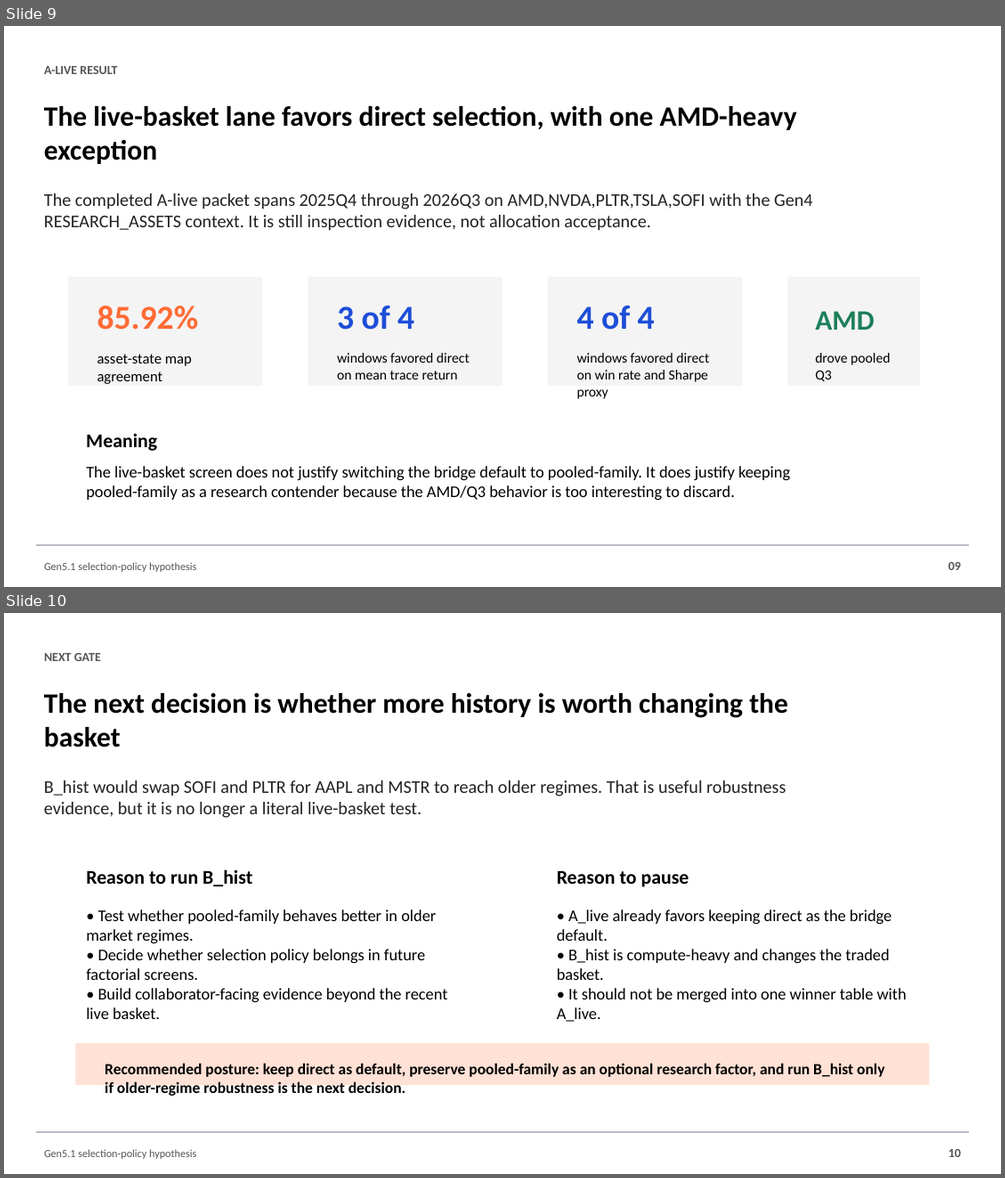
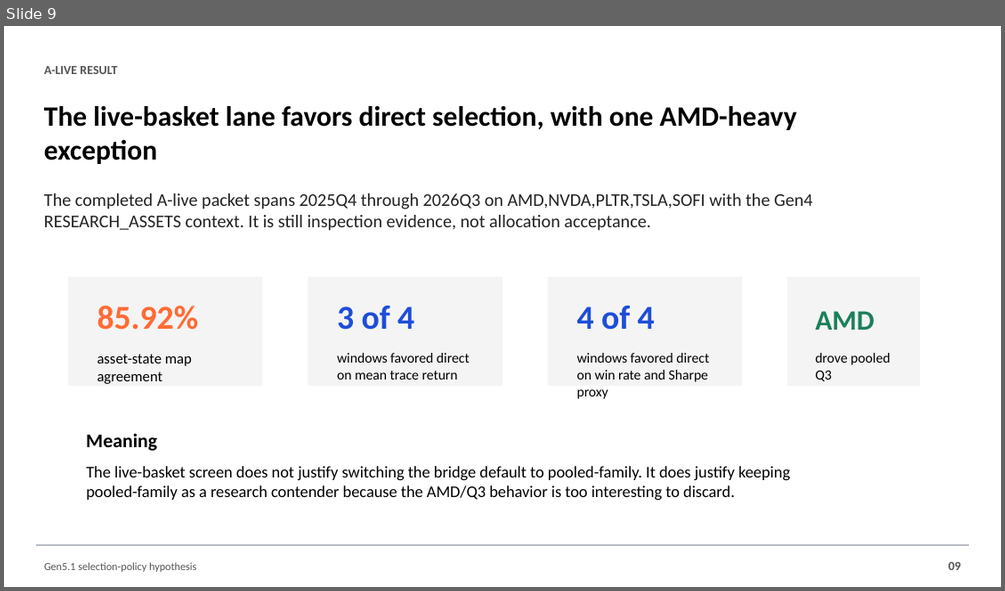
Before and after one commit to Francisc0Franc0/Time-Series-Modeling-Gen5, a slide deck: presentations/gen5_selection_policy_hypothesis.pptx. Shown one above the other, each under a label of ours: slides 9 and 10 before the commit, slide 9 after it. The pictures are 1005x1178 and 1005x591 pixels, drawn with LibreOffice and Linux fonts; fonts in the diff are those of the drawing. Boxes give left, top, right and bottom in pixels: in the first picture for what was removed or moved away, otherwise in the second. Text is boxed around its words. In the diff, an @@ line names an element or a change of style, - is before the commit and + after.

Commit message:
Complete B-hist selection policy readout

```diff
--- a/presentations/gen5_selection_policy_hypothesis.pptx
+++ b/presentations/gen5_selection_policy_hypothesis.pptx
@@ slide 10 removed at [4,613,1001,1174], background #FFFFFF @@
@@ text removed at [44,653,101,661] @@
-NEXT GATE
@@ text removed at [44,693,788,747] @@
-The next decision is whether more history is worth changing the basket
@@ text removed at [44,780,785,818] @@
-B_hist would swap SOFI and PLTR for AAPL and MSTR to reach older regimes. That is useful robustness evidence, but it is no longer a literal live-basket test.
@@ text removed at [86,869,252,886] @@
-Reason to run B_hist
@@ text removed at [557,871,689,887] @@
-Reason to pause
@@ text removed at [86,909,448,1002] @@
-• Test whether pooled-family behaves better in older market regimes.
-• Decide whether selection policy belongs in future factorial screens.
-• Build collaborator-facing evidence beyond the recent live basket.
@@ text removed at [557,909,906,1002] @@
-• A_live already favors keeping direct as the bridge default.
-• B_hist is compute-heavy and changes the traded basket.
-• It should not be merged into one winner table with A_live.
@@ rectangle removed at [76,1043,930,1085] @@
@@ text removed at [105,1062,884,1097] @@
-Recommended posture: keep direct as default, preserve pooled-family as an optional research factor, and run B_hist only if older-regime robustness is the next decision.
@@ rectangle removed at [37,1132,969,1133] @@
@@ text removed at [44,1149,196,1159] @@
-Gen5.1 selection-policy hypothesis
@@ text removed at [948,1149,961,1157] @@
-10
```
Also in this commit, not shown: 1 slide changed, 3 slides added, 5 other files.
